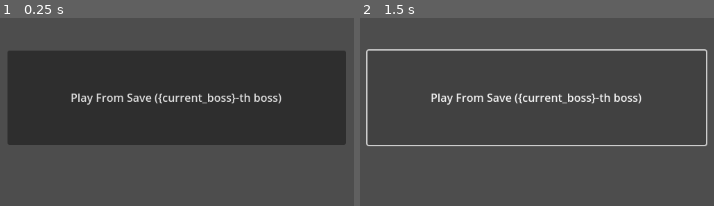
Above: before the commit, frames 1-2 (left to right).
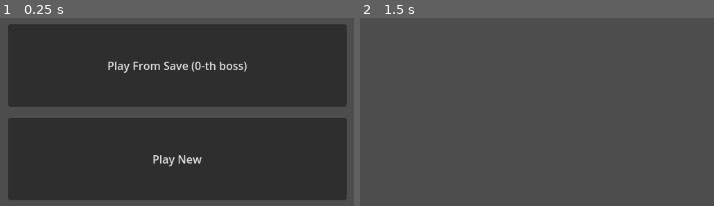
Above: after the commit, the same moments.

Repository: RainMa22/BulletHell
Game: Godot game, scene res://Scenes/Title.tscn
The game is run twice, just before and just after one commit, with the same random seed, the same clock (stepped at 60 frames per second) and the same inputs. Before the commit the project has no main scene; this scene is started directly in both runs.
Inputs (mouse positions are in pixels of both pictures, inside the frame that each line leads up to):
- Up to frame 1 (0.25 s): no input
- Up to frame 2 (1.5 s): click (537, 96) at 0.5 s, where only the run before the commit has a clickable "Play From Save ({current_boss…"

The runs differ from the first frame. In frame 1, 49% of the frame differs, in the area x 2-98%, y 3-97%; in frame 2, 3.4%.

Commit message:
Add play button for new game

Diff:
--- a/Scenes/Title.tscn
+++ b/Scenes/Title.tscn
@@ -1,20 +1,36 @@
-[gd_scene load_steps=2 format=3 uid="uid://g8isddkkro7e"]
+[gd_scene load_steps=3 format=3 uid="uid://g8isddkkro7e"]
 
-[ext_resource type="Script" path="res://src/PlayButton.gd" id="1_mbw1h"]
+[ext_resource type="Script" path="res://src/PlayButtonFromSave.gd" id="1_70yhf"]
+[ext_resource type="Script" path="res://src/PlayButtonFromNew.gd" id="2_8jt0w"]
 
 [node name="Node2D" type="Node2D"]
 
-[node name="Button" type="Button" parent="."]
+[node name="PlayFromSave" type="Button" parent="."]
 anchors_preset = 8
 anchor_left = 0.5
 anchor_top = 0.5
 anchor_right = 0.5
 anchor_bottom = 0.5
-offset_left = 341.0
-offset_top = 379.0
-offset_right = 829.0
-offset_bottom = 515.0
+offset_left = 342.0
+offset_top = 341.0
+offset_right = 830.0
+offset_bottom = 460.0
 grow_horizontal = 2
 grow_vertical = 2
 text = "Play From Save ({current_boss}-th boss)"
-script = ExtResource("1_mbw1h")
+script = ExtResource("1_70yhf")
+
+[node name="PlayNew" type="Button" parent="."]
+anchors_preset = 8
+anchor_left = 0.5
+anchor_top = 0.5
+anchor_right = 0.5
+anchor_bottom = 0.5
+offset_left = 342.0
+offset_top = 476.0
+offset_right = 830.0
+offset_bottom = 595.0
+grow_horizontal = 2
+grow_vertical = 2
+text = "Play New"
+script = ExtResource("2_8jt0w")
--- a/project.godot
+++ b/project.godot
@@ -11,6 +11,7 @@
 [application]
 
 config/name="BulletHell"
+run/main_scene="res://scenes/Title.tscn"
 config/features=PackedStringArray("4.2", "GL Compatibility")
 config/icon="res://icon.svg"
 
--- /dev/null
+++ b/src/PlayButtonFromNew.gd
@@ -0,0 +1,17 @@
+extends Button
+
+
+func reset_progress():
+	pass # TODO
+
+# Called when the node enters the scene tree for the first time.
+func _ready():
+	self.pressed.connect(self._button_pressed)
+
+# Called every frame. 'delta' is the elapsed time since the previous frame.
+func _process(delta):
+	pass
+
+func _button_pressed():
+	reset_progress()
+	get_tree().change_scene_to_file("res://scenes/Game.tscn")
--- a/src/PlayButton.gd
+++ b/src/PlayButtonFromSave.gd
@@ -7,9 +7,13 @@
 
 # Called when the node enters the scene tree for the first time.
 func _ready():
-	self.text.format({"current_boss": get_current_boss}) # Replace with function body.
+	self.pressed.connect(self._button_pressed);
+	self.text = self.text.format({"current_boss": get_current_boss()})
 
 
 # Called every frame. 'delta' is the elapsed time since the previous frame.
 func _process(delta):
 	pass
+
+func _button_pressed():
+	get_tree().change_scene_to_file("res://scenes/Game.tscn")
